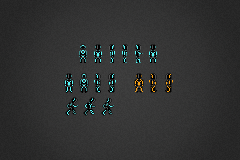
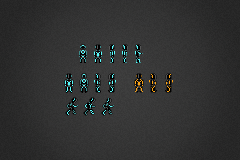
Layered file, before and after one edit (240 x 160). Changes by layer:
removed layer "blue front/right" from group "Blue 2" over [149, 44, 157, 63]
